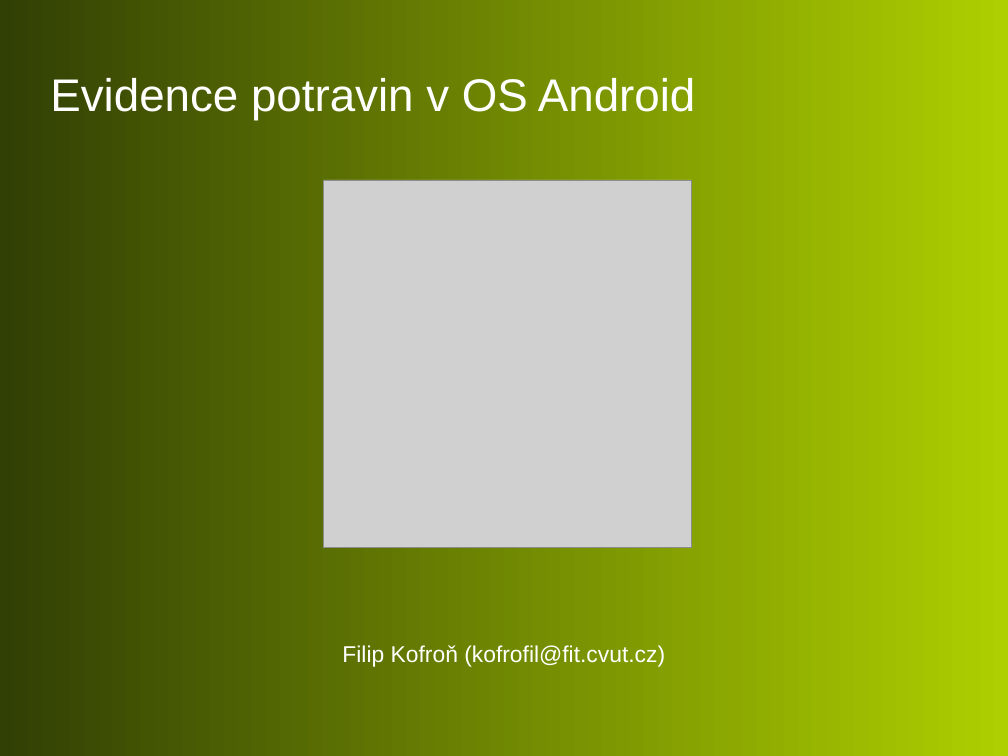
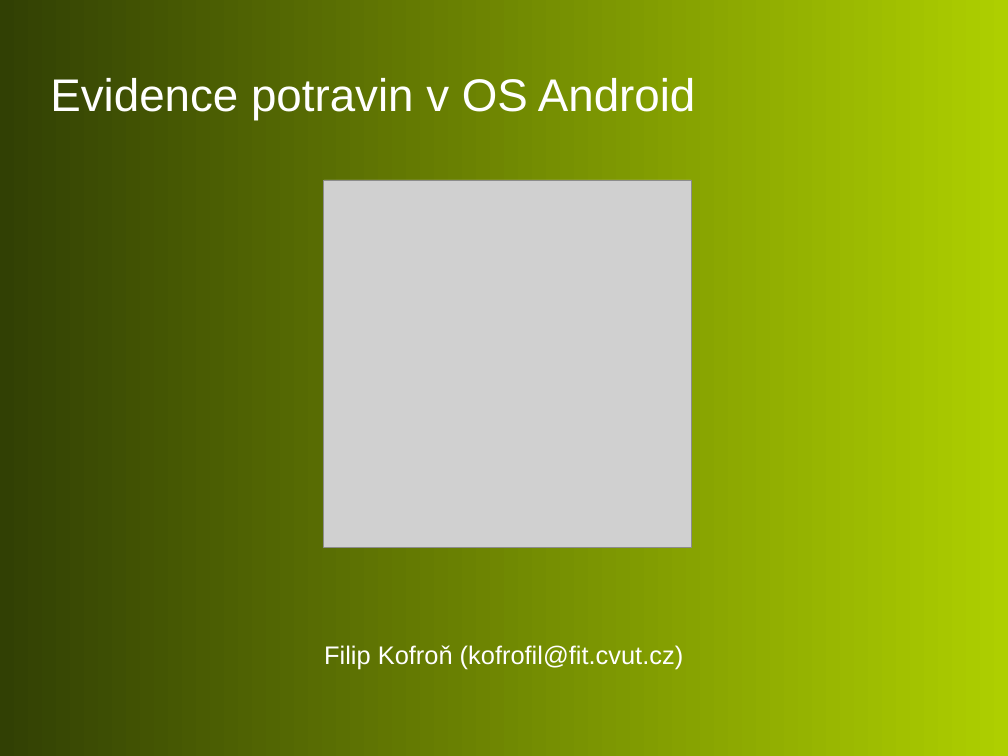
Before and after one commit to filipkofron/finals, a slide deck: slide 1 of obhajoba_filip_kofron.odp. Drawn at 1008x756 pixels with LibreOffice and Linux fonts; fonts in the diff are those of the drawing; grey boxes stand for pictures; background and template pictures are left out. Boxes give left, top, right and bottom in pixels: in the first picture for what was removed or moved away, otherwise in the second. Text is boxed around its words. In the diff, an @@ line names an element or a change of style, - is before the commit and + after.

```diff
--- a/obhajoba_filip_kofron.odp
+++ b/obhajoba_filip_kofron.odp
@@ text "Filip Kofroň (kofrofil@fit.cvut.cz)" at [324, 645, 684, 670]: size 18 to 20 pt @@
```
Also in this commit, not shown: 7 slides added.
